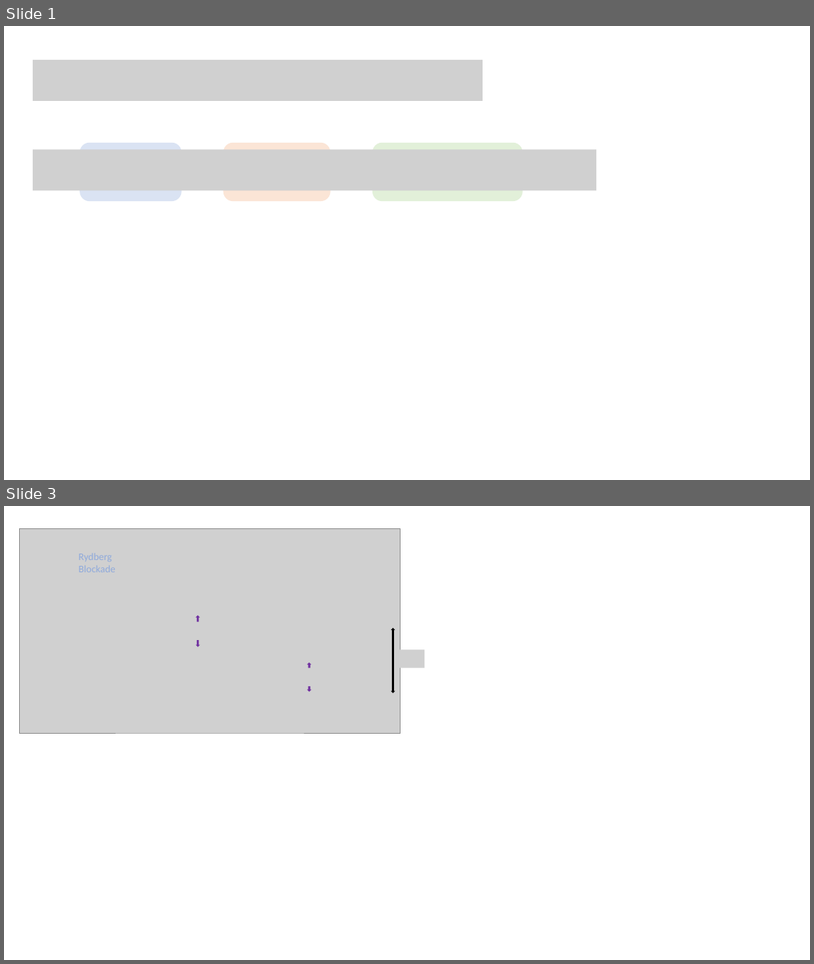
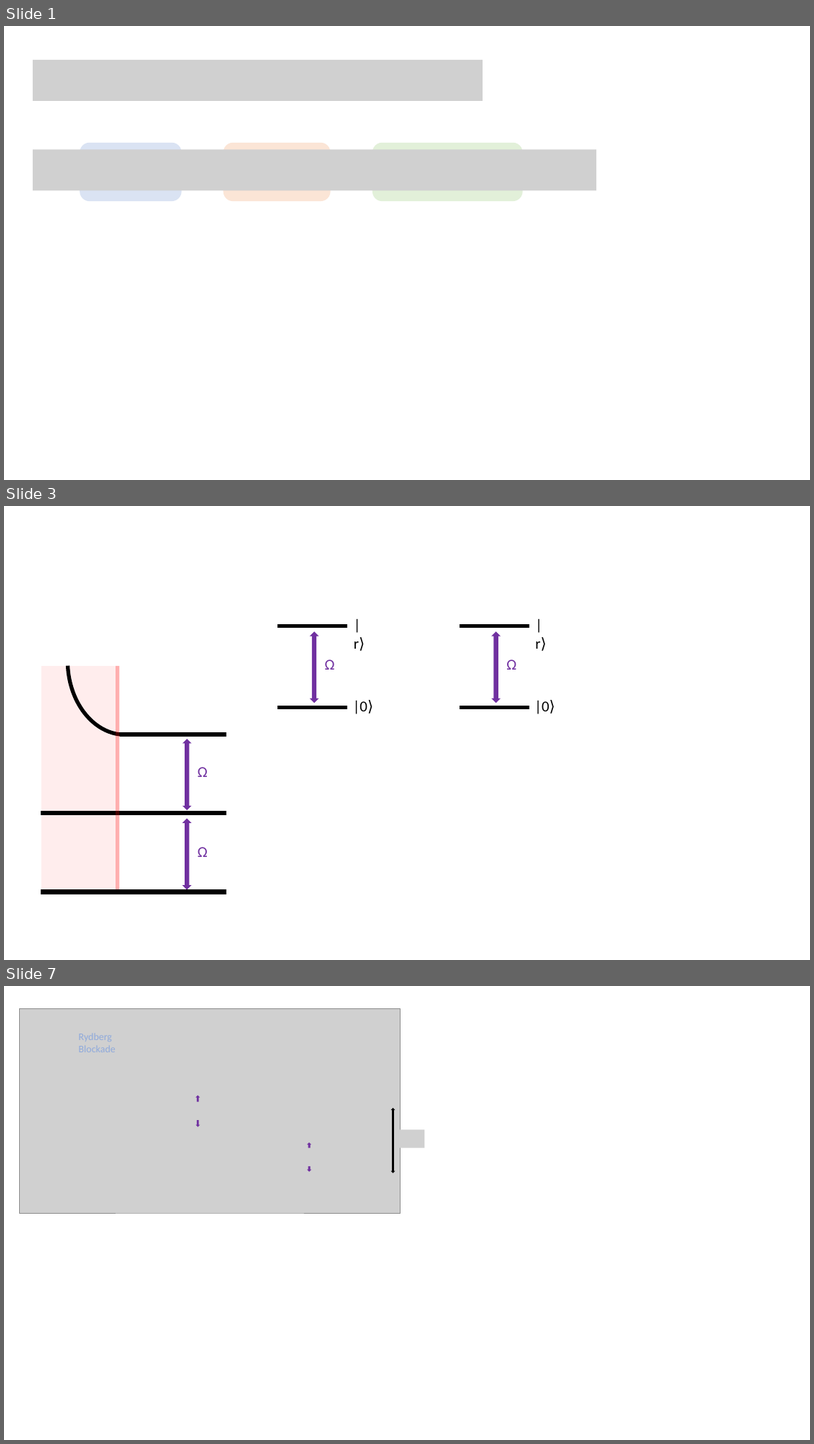
Before and after one commit to oliverlind/L4ProgressGUI, a slide deck: Diagram Powerpoints/Two atoms and energy levels.pptx. Shown one above the other, each under a label of ours: slides 1 and 3 before the commit, slides 1, 3 and 7 after it; the slides between them are not shown. The pictures are 814x964 and 814x1444 pixels, drawn with LibreOffice and Linux fonts; fonts in the diff are those of the drawing; grey boxes stand for pictures. Boxes give left, top, right and bottom in pixels: in the first picture for what was removed or moved away, otherwise in the second. Text is boxed around its words. In the diff, an @@ line names an element or a change of style, - is before the commit and + after.

```diff
--- a/Diagram Powerpoints/Two atoms and energy levels.pptx
+++ b/Diagram Powerpoints/Two atoms and energy levels.pptx
@@ slide 3 added at <box>4,506,810,960</box>, background #FFFFFF @@
@@ arc (boxed as its full ellipse) added at <box>64,588,183,737</box>, outline #000000 4.5 pt @@
@@ rectangle added at <box>278,625,347,628</box>, fill #000000, outline #000000 1 pt @@
@@ up down arrow added at <box>310,631,319,703</box>, fill #7030A0 @@
@@ rectangle added at <box>460,625,529,628</box>, fill #000000, outline #000000 1 pt @@
@@ up down arrow added at <box>491,631,501,703</box>, fill #7030A0 @@
@@ text added at <box>354,637,365,651</box>, 18 pt, text #000000 @@
+|r⟩
@@ text added at <box>535,637,546,651</box>, 18 pt, text #000000 @@
+|r⟩
@@ rectangle added at <box>41,666,119,894</box>, fill #FF0000 at 7% opacity @@
@@ line added from (118, 666) to (118, 890), #FF0000 4.5 pt @@
@@ text added at <box>325,659,335,669</box>, 18 pt, text #7030A0 @@
+Ω
@@ text added at <box>507,659,517,669</box>, 18 pt, text #7030A0 @@
+Ω
@@ text added at <box>353,700,373,714</box>, 18 pt, text #000000 @@
+|0⟩
@@ text added at <box>535,700,555,714</box>, 18 pt, text #000000 @@
+|0⟩
@@ rectangle added at <box>278,705,347,708</box>, fill #000000, outline #000000 1 pt @@
@@ rectangle added at <box>460,705,529,708</box>, fill #000000, outline #000000 1 pt @@
@@ rectangle added at <box>121,733,226,736</box>, fill #000000, outline #000000 1 pt @@
@@ up down arrow added at <box>183,739,191,811</box>, fill #7030A0 @@
@@ text added at <box>198,767,208,777</box>, 18 pt, text #7030A0 @@
+Ω
@@ rectangle added at <box>41,811,226,815</box>, fill #000000, outline #000000 1 pt @@
@@ up down arrow added at <box>183,818,191,890</box>, fill #7030A0 @@
@@ text added at <box>198,847,208,857</box>, 18 pt, text #7030A0 @@
+Ω
@@ rectangle added at <box>41,890,226,893</box>, fill #000000, outline #000000 1 pt @@
@@ what was slide 3 is now slide 7 @@
```
Also in this commit, not shown: 1 slide changed, 4 other slides added, 10 other files.
